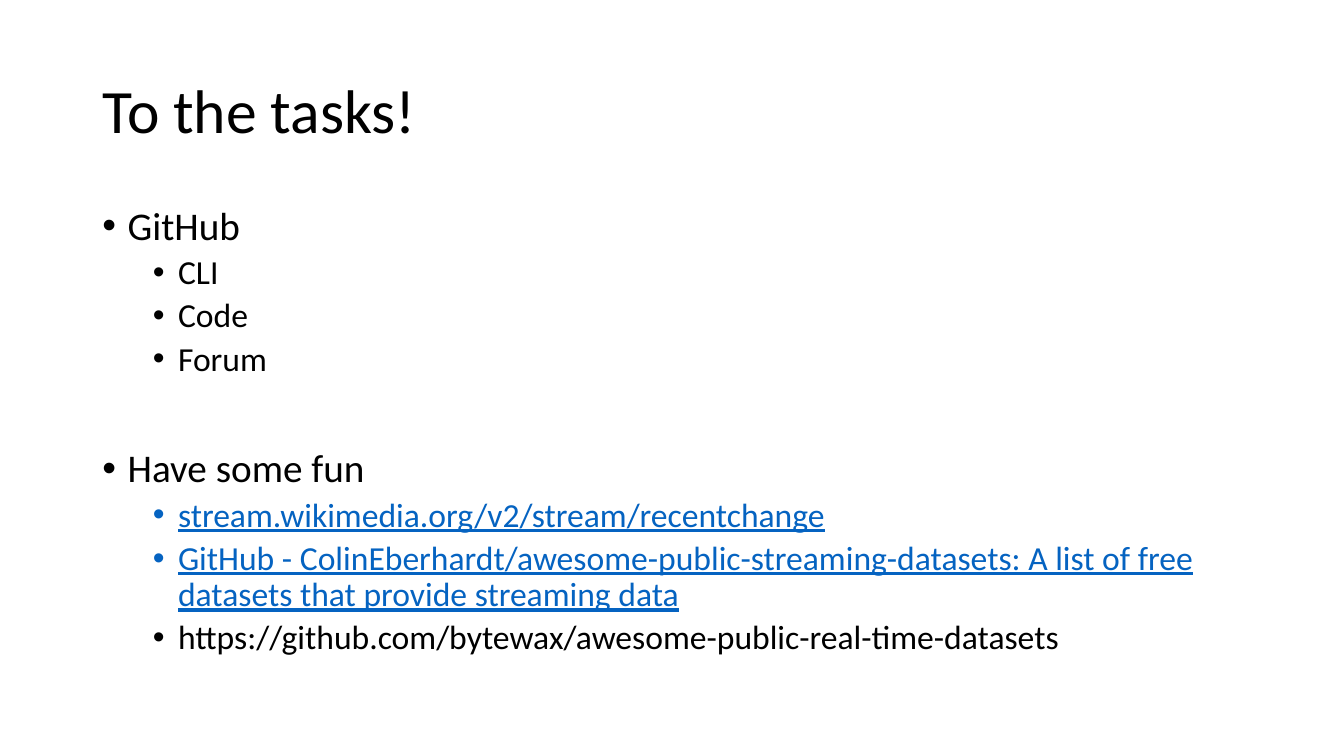
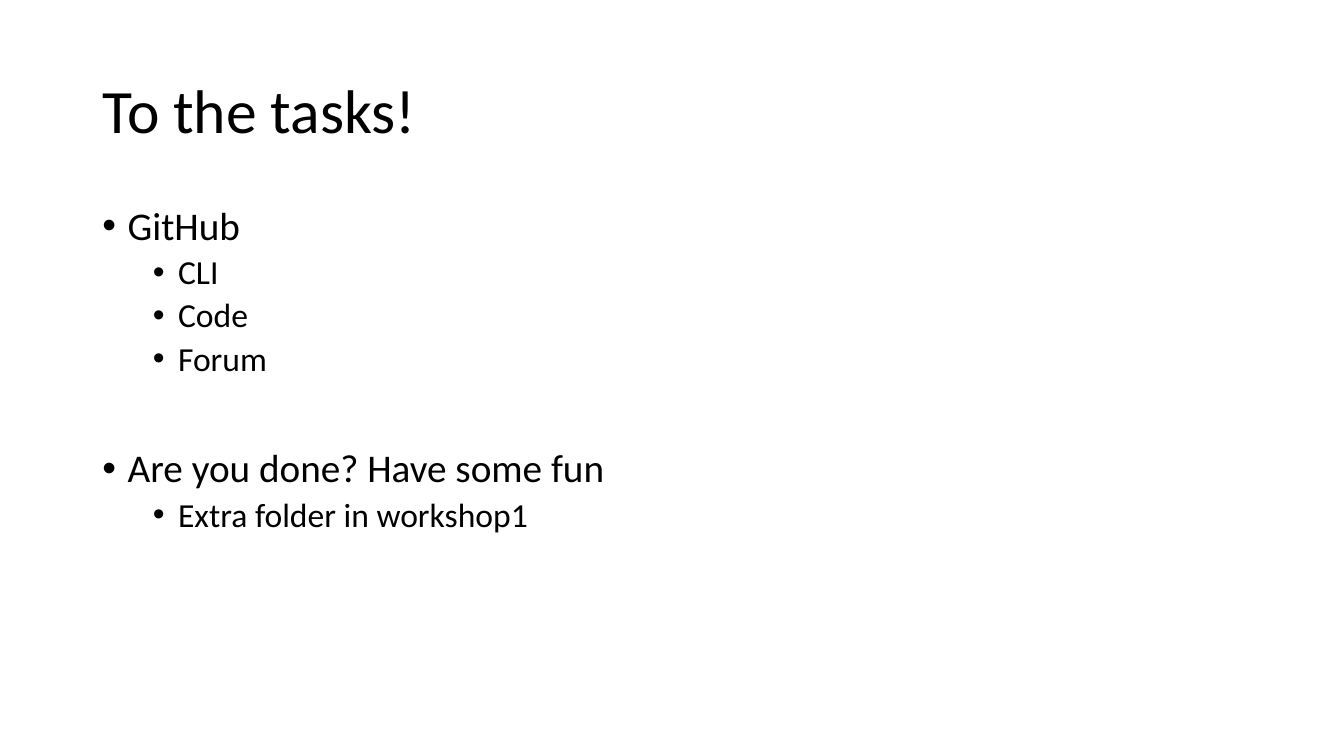
Before and after one commit to fortedigital/cg-kafka, a slide deck: slide 52 of workshop1/Kafka - 101.pptx. Drawn at 1344x756 pixels with LibreOffice and Linux fonts; fonts in the diff are those of the drawing. Boxes give left, top, right and bottom in pixels: in the first picture for what was removed or moved away, otherwise in the second. Text is boxed around its words. In the diff, an @@ line names an element or a change of style, - is before the commit and + after.

```diff
--- a/workshop1/Kafka - 101.pptx
+++ b/workshop1/Kafka - 101.pptx
@@ text at box(128, 454, 604, 533): text changed; size 24 to 28 pt; text colour #0563C1 to #000000 @@
-• Have some fun
-  • stream.wikimedia.org/v2/stream/recentchange
-  • GitHub - ColinEberhardt/awesome-public-streaming-datasets: A list of free datasets that provide streaming data
-  • https://github.com/bytewax/awesome-public-real-time-datasets
+• Are you done? Have some fun
+  • Extra folder in workshop1
```
Also in this commit, not shown: 2 other slides changed, 1 slide added, 1 other file.
